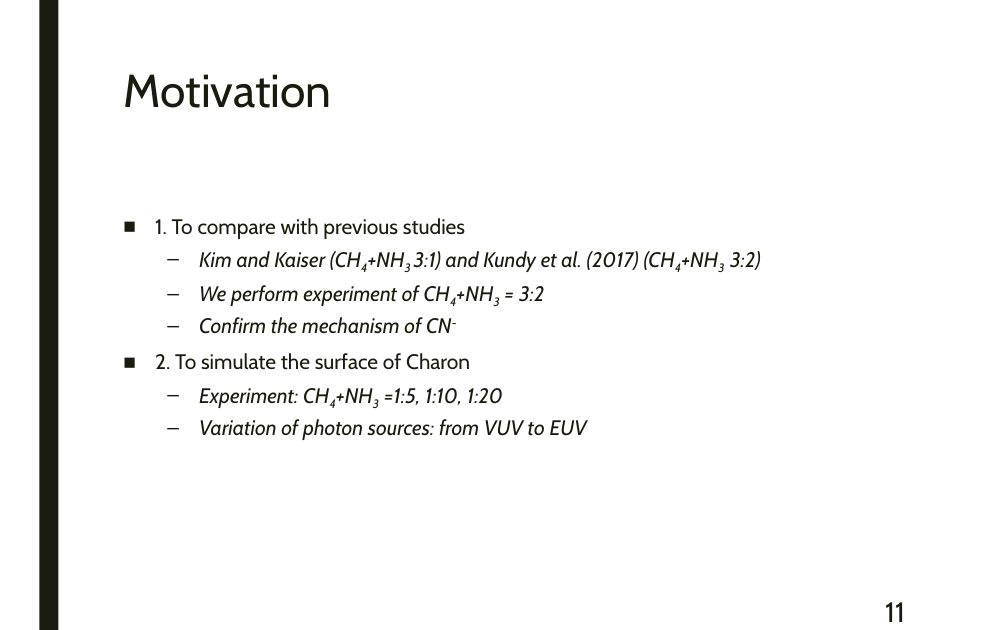
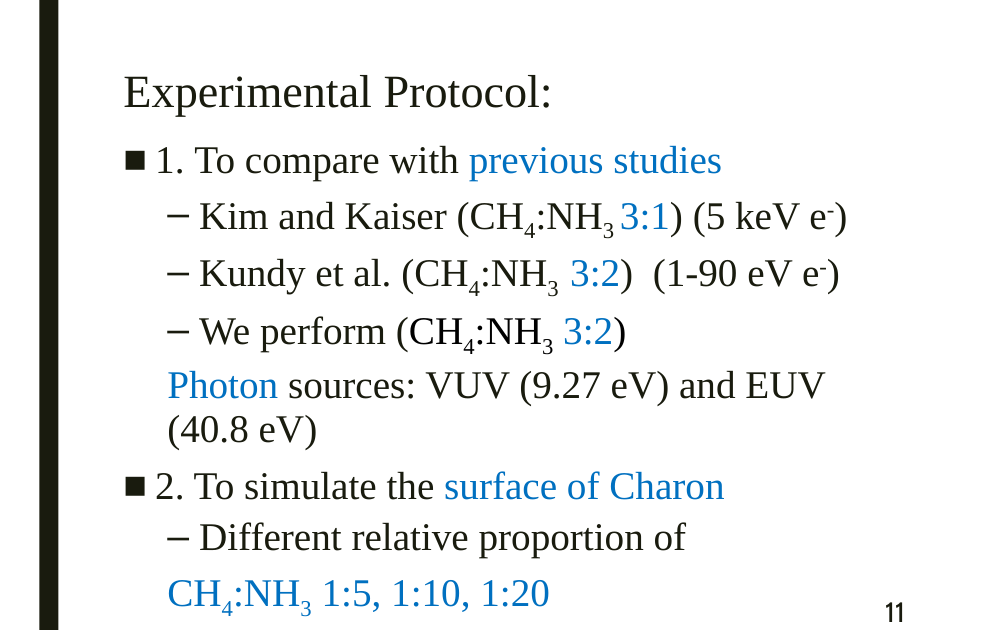
Before and after one commit to samuello1228/lily, a slide deck: slide 11 of doc/VUV and EUV irradiation of CH4 + NH3.pptx. Drawn at 1008x630 pixels with LibreOffice and Linux fonts; fonts in the diff are those of the drawing. Boxes give left, top, right and bottom in pixels: in the first picture for what was removed or moved away, otherwise in the second. Text is boxed around its words. In the diff, an @@ line names an element or a change of style, - is before the commit and + after.

```diff
--- a/doc/VUV and EUV irradiation of CH4 + NH3.pptx
+++ b/doc/VUV and EUV irradiation of CH4 + NH3.pptx
@@ title at bbox=[123, 75, 553, 116]: text changed; font Cabin to Times New Roman @@
-Motivation
+Experimental Protocol:
@@ text "1. To compare with previous ...": place and size @@
-text "1. To compare with previous ..." at bbox=[155, 218, 761, 440]
+text "1. To compare with previous ..." at bbox=[155, 145, 826, 612]
@@ text at bbox=[155, 145, 724, 500]: size 15 to 28 pt, font Cabin to Times New Roman in "1. To compare with previous studies", "2. To simulate the surface of Charon"; text colour #191B0E to #0070C0 in "previous studies", "surface of Charon" @@
@@ text at bbox=[167, 201, 826, 450]: text changed; size 15 to 28 pt; font Cabin to Times New Roman; italic off @@
-  – Kim and Kaiser (CH4+NH3 3:1) and Kundy et al. (2017) (CH4+NH3 3:2)
-  – We perform experiment of CH4+NH3 = 3:2
-  – Confirm the mechanism of CN-
+  – Kim and Kaiser (CH4:NH3 3:1) (5 keV e-)
+  – Kundy et al. (CH4:NH3 3:2) (1-90 eV e-)
+  – We perform (CH4:NH3 3:2)
+  Photon sources: VUV (9.27 eV) and EUV (40.8 eV)
@@ text at bbox=[199, 522, 687, 612]: text changed; size 15 to 28 pt; font Cabin to Times New Roman; italic off @@
-  – Experiment: CH4+NH3 =1:5, 1:10, 1:20
-  – Variation of photon sources: from VUV to EUV
+  – Different relative proportion of
+  CH4:NH3 1:5, 1:10, 1:20
```
Also in this commit, not shown: 30 other slides changed, 2 slides added, 5 slides removed, 1 other file.
